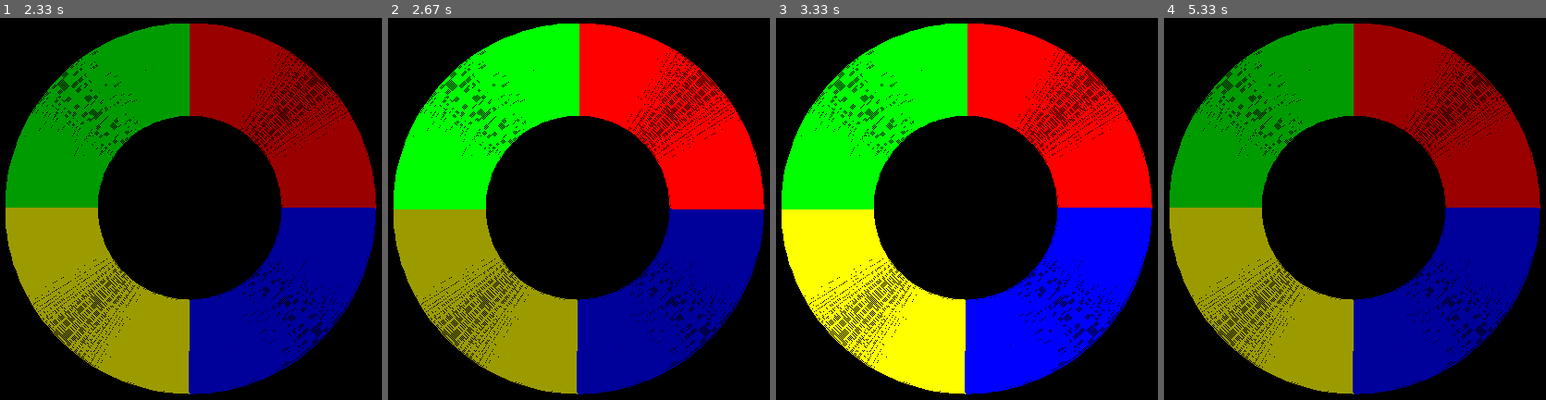
Above: before the commit, frames 1-4 (left to right).
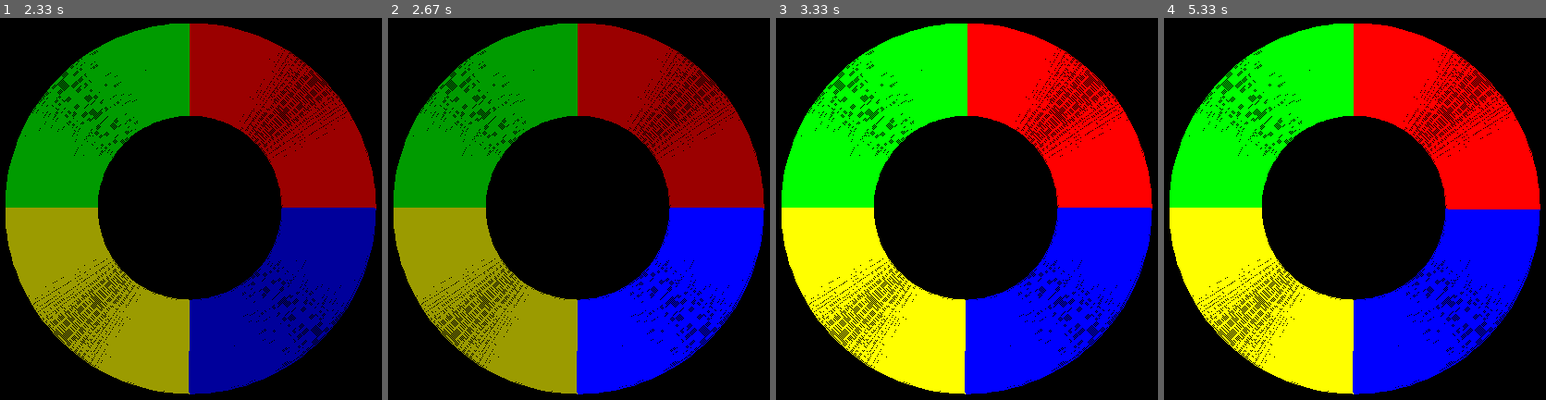
Above: after the commit, the same moments.

Repository: BirdsArentRea1/PygameSimon
Game: pygame game, started from SIMON.py
The game is run twice, just before and just after one commit, with the same random seed, the same clock (stepped at 60 frames per second) and the same inputs.
Inputs (mouse positions are in pixels of both pictures, inside the frame that each line leads up to):
- Up to frame 1 (2.33 s): click (194, 258) at 0.38 s; press the mouse at (194, 258) at 1.2 s; move the mouse to (175, 327) at 1.3 s; release the mouse at (outside the picture) at 1.43 s; move the mouse to (168, 82) at 1.53 s; click (168, 82) at 1.67 s; move the mouse to (339, 151) at 1.93 s; click (339, 151) at 2.08 s
- Up to frame 2 (2.67 s): tap Space at 2.37 s
- Up to frame 3 (3.33 s): press the mouse at (1115, 151) at 2.9 s; move the mouse to (1123, 90) at 3 s; release the mouse at (1131, 25) at 3.13 s
- Up to frame 4 (5.33 s): no input

Frame 1 is identical in both runs. In frame 2, 40% of the frame differs, in the area x 1-99%, y 1-99%; in frame 3, 0.1%; in frame 4, 53%.

Commit message:
Update SIMON.py

Diff:
--- a/SIMON.py
+++ b/SIMON.py
@@ -6,6 +6,35 @@
 pygame.init()
 pygame.display.set_caption("!")
 screen = pygame.display.set_mode((800,800))
+
+def collision(xpos, ypos):
+    if math.sqrt((xpos - 400)**2 + (ypos - 400)**2) > 200:
+        #print("OUT")
+        return -1
+    elif xpos < 400 and ypos < 400:
+        #print("GREEN")
+        pygame.draw.arc(screen, (0, 255, 0), (200, 200, 400, 400), pi / 2, pi, 100)
+        pygame.display.flip()
+        winsound.Beep(640, 500)
+        return 0
+    elif xpos < 400 and ypos > 400:
+        #print("YELLOW")
+        pygame.draw.arc(screen, (255, 255, 0), (200, 200, 400, 400), pi, (3 * pi / 2), 100)
+        pygame.display.flip()
+        winsound.Beep(240, 500)
+        return 1
+    elif xpos > 400 and ypos > 400:
+        #print("RED")
+        pygame.draw.arc(screen, (255, 0, 0), (200, 200, 400, 400), 0, pi / 2, 100)
+        pygame.display.flip()
+        winsound.Beep(440, 500)
+        return 2
+    elif xpos > 400 and ypos < 400:
+        #print("BLUE")
+        pygame.draw.arc(screen, (0, 0, 255), (200, 200, 400, 400), (3 * pi / 2), 2 * pi, 100)
+        pygame.display.flip()
+        winsound.Beep(40, 500)
+        return 3
 
 # game variables
 xpos = 0
@@ -21,12 +50,6 @@
 7245870066063155881748815209209628292540917153643678925903600113305305488204665213841469519415116094
 3305727036575959195309218611738193261179310511854807446237996274956735188575272489122793818301194912
 ded = False
-
-def collision(xpos, ypos):
-    if math.sqrt((xpos - 400)**2 + (ypos - 400)**2) > 200:
-        print("OUT")
-    else:
-        print("IN")
 
 # game loop ###############################################################################################
 while True:
@@ -81,6 +104,9 @@
     pygame.display.flip()
     #pygame.time.wait(800)
 
+    playerPattern.append(collision(mousePos[0], mousePos[1]))
+    print(playerPattern)
+
     # render
     pygame.draw.arc(screen, (0, 155, 0), (200, 200, 400, 400), pi / 2, pi, 100) # GREEN
     pygame.draw.arc(screen, (155, 0, 0), (200, 200, 400, 400), 0, pi / 2, 100) # RED
